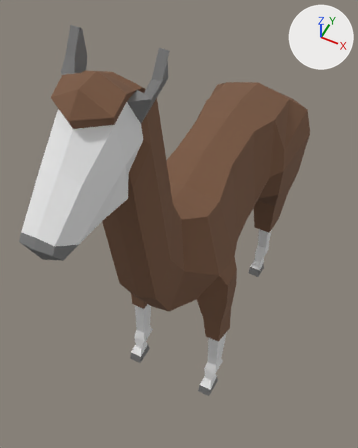
Before and after pictures for a commit that changed the glTF model public/models/animals/llama.glb.
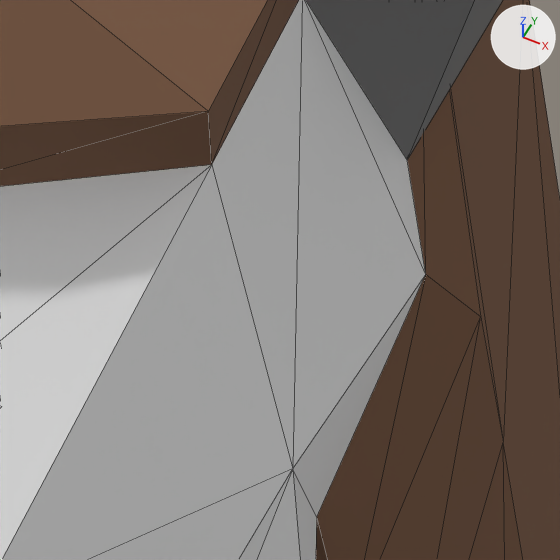
Old and new are each drawn whole from a 50 mm camera at (1.67, -4.21, 7.39) aimed at (-0.15, -0.58, 2.85) and again close up on the part from 24% to 45% of the width and 23% to 40% of the height. The lights are fixed; the arrows at upper right show +X, +Y and +Z. The last two pictures show the newer version. The close-ups show mesh edges as thin lines. Vertices at exactly the same position are counted once.

The first close-up shows 'Llama'.
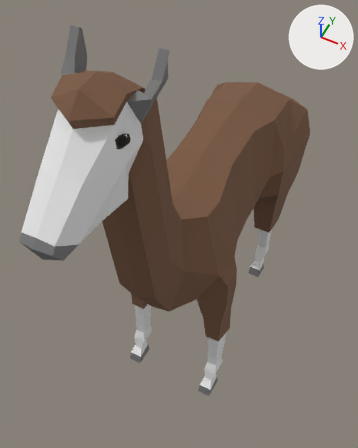
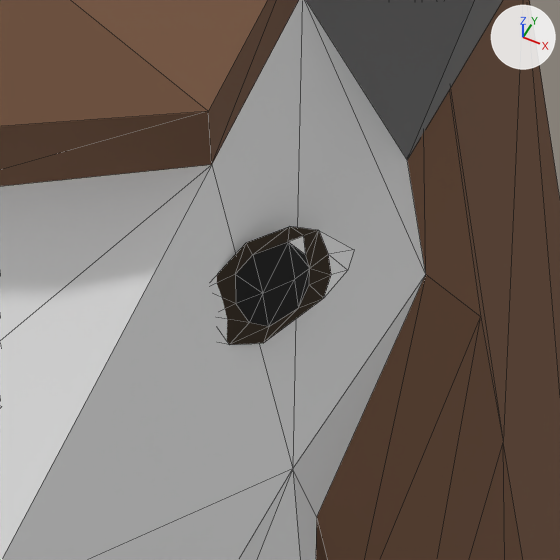
Where the change shows, as pixel boxes [x1, y1, x2, y2] in the close-ups (560 x 560 px):
part 1 of me_cylinder, added
    after: [217, 226, 354, 345]

Edits to the bpy script that builds the scene:
```text
Add mat_eyes_black:
    mat_eyes_black = bpy.data.materials.new('Eyes_Black')
    # nodes: BsdfPrincipled, Mix, OutputMaterial, VertexColor
    # colours: black #131313, mixed with the vertex colours
Add mat_eyes_white:
    mat_eyes_white = bpy.data.materials.new('Eyes_White')
    # nodes: BsdfPrincipled, Mix, OutputMaterial, VertexColor
    # colours: white #f0f0f0, mixed with the vertex colours
Add mat_eyes_pupil:
    mat_eyes_pupil = bpy.data.materials.new('Eyes_Pupil')
    # nodes: BsdfPrincipled, Mix, OutputMaterial, VertexColor
    # colours: brown #312515, mixed with the vertex colours
Change me_cylinder:
    used by ob_llama; location = (0.0, 0.0, 0.0)
    remove me_cylinder.from_pydata(...)  # 332 vertices, 661 faces; spans x -0.79..0.79, y -2.89..2.03, z -0.01..5.84
    add me_cylinder.from_pydata(...)  # 384 vertices, 741 faces; spans x -0.79..0.79, y -2.89..2.03, z -0.01..5.84
    me_cylinder part 1: a new loose piece of 26 vertices spanning x 0.21..0.28, y -2.23..-2.08, z 5.36..5.45
    other edits to the shape of me_cylinder do not show in these pictures
    add me_cylinder.materials.append(mat_eyes_black)
    add me_cylinder.materials.append(mat_eyes_white)
    add me_cylinder.materials.append(mat_eyes_pupil)
```
